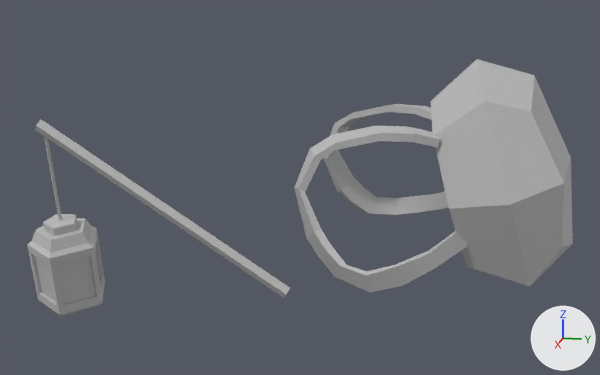
The FBX model Assets/Art/Froggie/Frog_Walk_Animation_UV.fbx: old version first, new version second.
Camera for both pictures: a 50 mm camera at (4.07, 0.36, 2.0) aimed at (0.11, -0.43, 1.01). Arrows for +X, +Y and +Z are at lower right; the lights stay in place. Where no turn or scale is listed for an object, it has been applied to the vertices.

Names of what the first picture shows: 'Frog_Walk:BackPack', 'Frog_Walk:Lantern'.
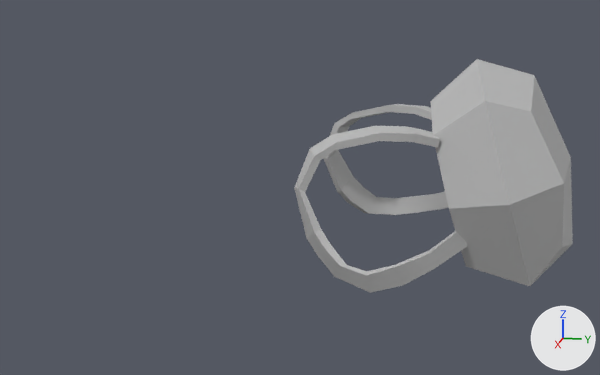
Where the newer file only moved an object's origin or applied its transform, the numbers keep the older frame.

Where the change shows, as pixel boxes [x1, y1, x2, y2] in the pictures (600 x 375 px):
'Frog_Walk:Lantern', deleted: before [27, 120, 290, 316]

Diff of the bpy script that builds the scene:
```diff
--- a/Assets/Art/Froggie/Frog_Walk_Animation_UV.fbx.py
+++ b/Assets/Art/Froggie/Frog_Walk_Animation_UV.fbx.py
@@ ob_frog_walk_lantern @@
-ob_frog_walk_lantern = bpy.data.objects.new('Frog_Walk:Lantern', me_mesh_004)
-ob_frog_walk_lantern.location = (0.696, -0.963, 0.98)
```
